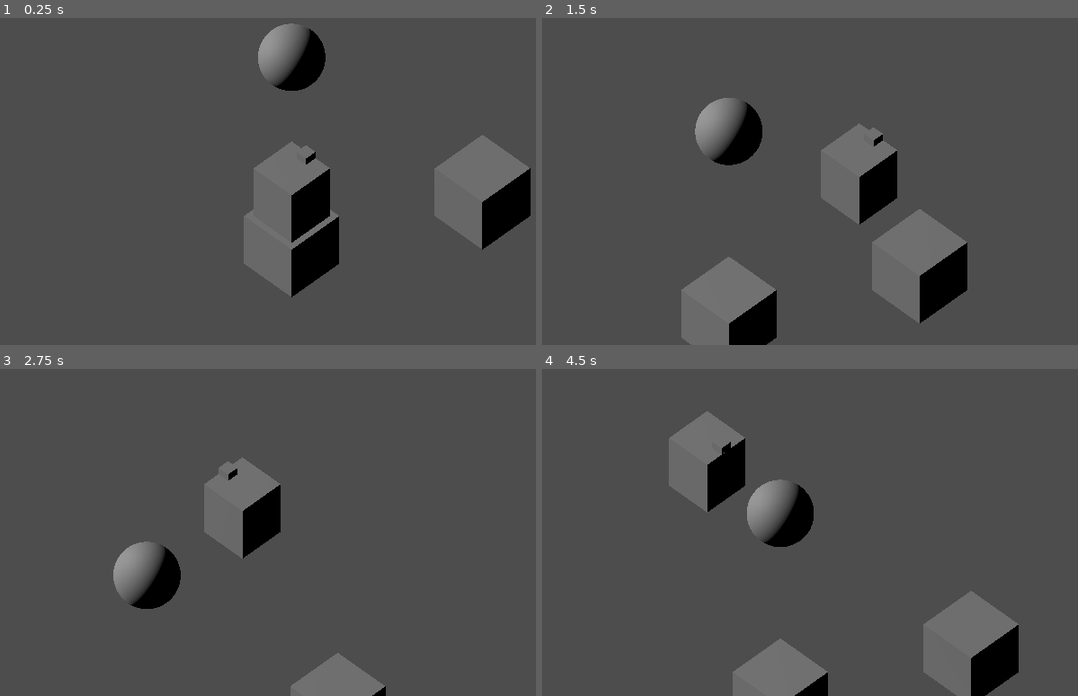
Above: before the commit, frames 1-4 (two rows, left to right).
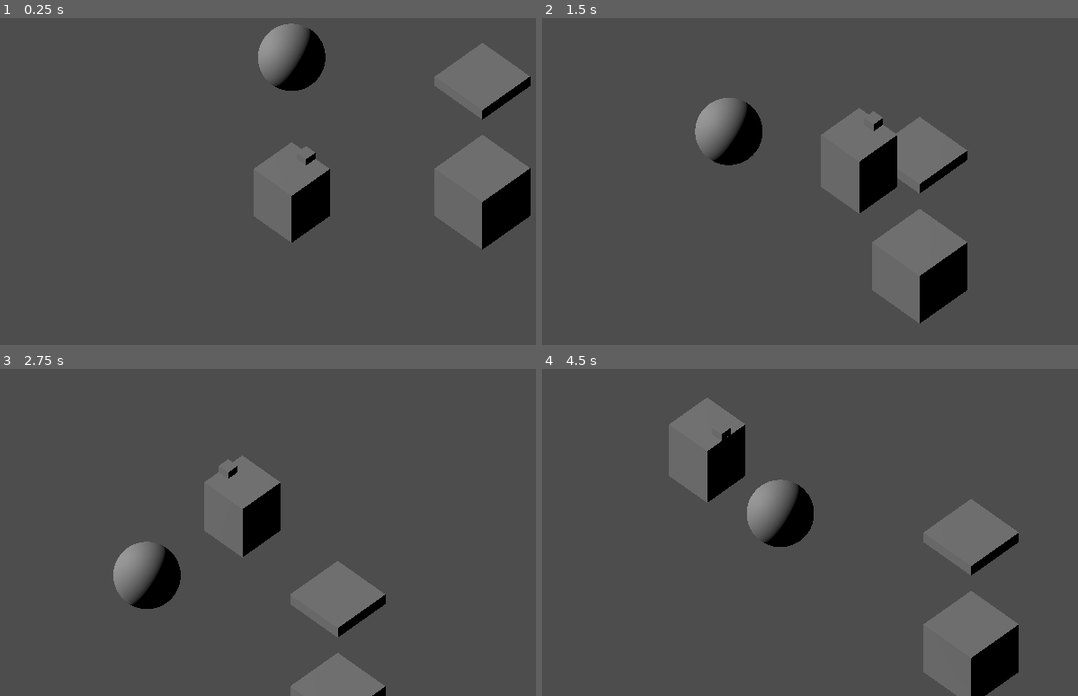
Above: after the commit, the same moments.

Repository: wenqiange/Looty-Dungeon-Recreation
Game: Godot game, scene res://Scenes/test.tscn
Same seed, same stepped clock (60 frames per second), same inputs: the game is played once before the commit and once after it. The project has no main scene, so this scene is started directly.
Inputs:
- Up to frame 1 (0.25 s): no input
- Up to frame 2 (1.5 s): hold W (move_up) from 0.53 s (still down)
- Up to frame 3 (2.75 s): release W (move_up) at 2.03 s; hold A (move_left) from 2.03 s (still down)
- Up to frame 4 (4.5 s): release A (move_left) at 3.53 s; hold S (move_down) 3.53-4.28 s; hold D (move_right) from 4.28 s (still down)

The runs differ from the first frame. In frame 1, 5.4% of the frame differs, in the area x 45-99%, y 7-86%; in frame 2, 7.3%, in the area x 26-80%, y 27-100%; in frame 3, 2.6%; in frame 4, 5.8%.

Commit message:
sistema de daño y alguna animacion

Diff:
--- a/looty-dungeon/Scenes/test.tscn
+++ b/looty-dungeon/Scenes/test.tscn
@@ -3,6 +3,8 @@
 [ext_resource type="Script" uid="uid://cn64a3rnbo1hb" path="res://Scripts/player.gd" id="1_8od7v"]
 [ext_resource type="Script" uid="uid://3t50y6pxtmjf" path="res://Scripts/grid_movement.gd" id="2_qc4db"]
 [ext_resource type="Script" uid="uid://ox6kstvmsf0i" path="res://Scripts/camera_follow.gd" id="3_qc4db"]
+[ext_resource type="Script" uid="uid://ce5ur84jdnf6g" path="res://Scripts/health.gd" id="3_ys1qc"]
+[ext_resource type="Script" uid="uid://doolqemfcfhdo" path="res://Scripts/hit_box.gd" id="4_35xla"]
 
 [sub_resource type="BoxMesh" id="BoxMesh_ys1qc"]
 size = Vector3(0.8, 1, 0.8)
@@ -10,6 +12,142 @@
 [sub_resource type="BoxMesh" id="BoxMesh_8od7v"]
 size = Vector3(0.2, 0.2, 0.2)
 
+[sub_resource type="BoxShape3D" id="BoxShape3D_35xla"]
+size = Vector3(0.9, 0.9, 0.9)
+
+[sub_resource type="Animation" id="Animation_35xla"]
+length = 0.001
+tracks/0/type = "bezier"
+tracks/0/imported = false
+tracks/0/enabled = true
+tracks/0/path = NodePath("Body:position:y")
+tracks/0/interp = 1
+tracks/0/loop_wrap = true
+tracks/0/keys = {
+"handle_modes": PackedInt32Array(0),
+"points": PackedFloat32Array(0, -0.25, 0, 0.25, 0),
+"times": PackedFloat32Array(0)
+}
+tracks/1/type = "value"
+tracks/1/imported = false
+tracks/1/enabled = true
+tracks/1/path = NodePath("Body:scale:y")
+tracks/1/interp = 1
+tracks/1/loop_wrap = true
+tracks/1/keys = {
+"times": PackedFloat32Array(0),
+"transitions": PackedFloat32Array(1),
+"update": 1,
+"values": [1.0]
+}
+
+[sub_resource type="AnimationLibrary" id="AnimationLibrary_iaow0"]
+_data = {
+&"RESET": SubResource("Animation_35xla")
+}
+
+[sub_resource type="Animation" id="Animation_i3aeo"]
+resource_name = "Action"
+
+[sub_resource type="Animation" id="Animation_5wyu1"]
+resource_name = "Attack"
+
+[sub_resource type="AnimationLibrary" id="AnimationLibrary_yb21e"]
+_data = {
+&"Action": SubResource("Animation_i3aeo"),
+&"Attack": SubResource("Animation_5wyu1")
+}
+
+[sub_resource type="Animation" id="Animation_0c07c"]
+
+[sub_resource type="Animation" id="Animation_2cgwh"]
+tracks/0/type = "bezier"
+tracks/0/imported = false
+tracks/0/enabled = true
+tracks/0/path = NodePath("Body:position:y")
+tracks/0/interp = 1
+tracks/0/loop_wrap = true
+tracks/0/keys = {
+"handle_modes": PackedInt32Array(2, 2),
+"points": PackedFloat32Array(0, -0.24999315, -0.07891192, 0.36666667, 0.11574066, -5, -0.03333333, 2.476852, 0, 0),
+"times": PackedFloat32Array(0, 0.5)
+}
+tracks/1/type = "value"
+tracks/1/imported = false
+tracks/1/enabled = true
+tracks/1/path = NodePath("Body:scale:y")
+tracks/1/interp = 2
+tracks/1/loop_wrap = true
+tracks/1/keys = {
+"times": PackedFloat32Array(0, 0.5),
+"transitions": PackedFloat32Array(1, 1),
+"update": 0,
+"values": [1.0, 1.5]
+}
+
+[sub_resource type="Animation" id="Animation_iaow0"]
+length = 2.0
+loop_mode = 1
+tracks/0/type = "value"
+tracks/0/imported = false
+tracks/0/enabled = true
+tracks/0/path = NodePath("Body:position:y")
+tracks/0/interp = 2
+tracks/0/loop_wrap = true
+tracks/0/keys = {
+"times": PackedFloat32Array(0, 1, 2),
+"transitions": PackedFloat32Array(1, 1, 1),
+"update": 0,
+"values": [0.0, -0.05, 0.0]
+}
+tracks/1/type = "value"
+tracks/1/imported = false
+tracks/1/enabled = true
+tracks/1/path = NodePath("Body:scale:y")
+tracks/1/interp = 2
+tracks/1/loop_wrap = true
+tracks/1/keys = {
+"times": PackedFloat32Array(0, 1, 2),
+"transitions": PackedFloat32Array(1, 1, 1),
+"update": 0,
+"values": [1.0, 0.9, 1.0]
+}
+
+[sub_resource type="Animation" id="Animation_qpfo2"]
+length = 0.3
+tracks/0/type = "value"
+tracks/0/imported = false
+tracks/0/enabled = true
+tracks/0/path = NodePath("Body:position:y")
+tracks/0/interp = 2
+tracks/0/loop_wrap = true
+tracks/0/keys = {
+"times": PackedFloat32Array(0, 0.13333334, 0.3),
+"transitions": PackedFloat32Array(1, 1, 1),
+"update": 0,
+"values": [0.0, 0.3, 0.0]
+}
+tracks/1/type = "value"
+tracks/1/imported = false
+tracks/1/enabled = true
+tracks/1/path = NodePath("Body:scale:y")
+tracks/1/interp = 2
+tracks/1/loop_wrap = true
+tracks/1/keys = {
+"times": PackedFloat32Array(0, 0.13333334, 0.3),
+"transitions": PackedFloat32Array(1, 1, 1),
+"update": 0,
+"values": [1.0, 1.1, 1.0]
+}
+
+[sub_resource type="AnimationLibrary" id="AnimationLibrary_aees8"]
+_data = {
+&"Die": SubResource("Animation_0c07c"),
+&"Fall": SubResource("Animation_2cgwh"),
+&"Idle": SubResource("Animation_iaow0"),
+&"Walk": SubResource("Animation_qpfo2")
+}
+
 [sub_resource type="BoxShape3D" id="BoxShape3D_8od7v"]
 
 [sub_resource type="BoxMesh" id="BoxMesh_qc4db"]
@@ -21,6 +159,11 @@
 [sub_resource type="SphereMesh" id="SphereMesh_8od7v"]
 
 [sub_resource type="BoxShape3D" id="BoxShape3D_ys1qc"]
+
+[sub_resource type="BoxShape3D" id="BoxShape3D_i3aeo"]
+
+[sub_resource type="BoxMesh" id="BoxMesh_5wyu1"]
+size = Vector3(1, 0.2, 1)
 
 [node name="Test" type="Node3D" unique_id=1414063333]
 
@@ -30,7 +173,10 @@
 step_time = 0.25
 step_delay = 0.1
 rotate_speed = 20.0
+invincibility_time = 0.5
 enemy_collision = 2
+Attack_animation = "Arquero/Attack"
+Action_animation = "Arquero/Action"
 
 [node name="Body" type="MeshInstance3D" parent="Player" unique_id=2017477247]
 mesh = SubResource("BoxMesh_ys1qc")
@@ -47,6 +193,27 @@
 
 [node name="GroundCheck" type="RayCast3D" parent="Player" unique_id=498813566]
 debug_shape_thickness = 3
+
+[node name="Health" type="Node" parent="Player" unique_id=1435482904]
+script = ExtResource("3_ys1qc")
+max_health = 3
+
+[node name="hit box" type="Area3D" parent="Player" unique_id=910676190]
+collision_layer = 8
+collision_mask = 4
+script = ExtResource("4_35xla")
+
+[node name="CollisionShape3D" type="CollisionShape3D" parent="Player/hit box" unique_id=2077846109]
+shape = SubResource("BoxShape3D_35xla")
+
+[node name="Invincibility timer" type="Timer" parent="Player" unique_id=988956817]
+one_shot = true
+
+[node name="AnimationPlayer" type="AnimationPlayer" parent="Player" unique_id=545041223]
+libraries/ = SubResource("AnimationLibrary_iaow0")
+libraries/Arquero = SubResource("AnimationLibrary_yb21e")
+libraries/Basic = SubResource("AnimationLibrary_aees8")
+autoplay = &"Basic/Fall"
 
 [node name="CameraFollow" type="Camera3D" parent="." unique_id=1539753937 node_paths=PackedStringArray("follow")]
 transform = Transform3D(-0.7071068, 0.49999994, -0.49999997, 0, 0.7071068, 0.7071068, 0.7071067, 0.50000006, -0.50000006, -4, 7.262662, -4.1009955)
@@ -62,6 +229,7 @@
 
 [node name="Ground_tile" type="AnimatableBody3D" parent="." unique_id=1024934734]
 transform = Transform3D(1, 0, 0, 0, 1, 0, 0, 0, 1, 0, -0.5, 0)
+visible = false
 
 [node name="CollisionShape3D" type="CollisionShape3D" parent="Ground_tile" unique_id=1461691271]
 shape = SubResource("BoxShape3D_8od7v")
@@ -82,9 +250,21 @@
 [node name="EnemyHitBox" type="Area3D" parent="." unique_id=1601859794]
 transform = Transform3D(1, 0, 0, 0, 1, 0, 0, 0, 1, 2, 0.5, 2)
 collision_layer = 2
+collision_mask = 0
 
 [node name="MeshInstance3D" type="MeshInstance3D" parent="EnemyHitBox" unique_id=450721107]
 mesh = SubResource("SphereMesh_8od7v")
 
 [node name="CollisionShape3D" type="CollisionShape3D" parent="EnemyHitBox" unique_id=811890964]
 shape = SubResource("BoxShape3D_ys1qc")
+
+[node name="Trap" type="Area3D" parent="." unique_id=1060227861]
+transform = Transform3D(1, 0, 0, 0, 1, 0, 0, 0, 1, 0, 0, 4)
+collision_layer = 4
+collision_mask = 10
+
+[node name="CollisionShape3D" type="CollisionShape3D" parent="Trap" unique_id=619106722]
+shape = SubResource("BoxShape3D_i3aeo")
+
+[node name="MeshInstance3D" type="MeshInstance3D" parent="Trap" unique_id=1949453442]
+mesh = SubResource("BoxMesh_5wyu1")
--- /dev/null
+++ b/looty-dungeon/Scripts/health.gd
@@ -0,0 +1,34 @@
+class_name Health
+extends Node
+
+@export var max_health:int
+@export var invincible:bool
+var cur_health
+
+signal health_updated(val:int)
+signal got_hit()
+signal death()
+
+func _ready() -> void:
+	cur_health = max_health
+	for c in get_parent().get_children():
+		if c is HitBox:
+			var hb = c as HitBox
+			hb.area_entered.connect(func(_area:Area3D):on_hit())
+
+func on_heal(val:int):
+	cur_health += val
+	health_updated.emit(cur_health)
+	if cur_health <= 0:
+		cur_health = 0
+		death.emit()
+
+func on_hit():
+	if invincible: return
+	cur_health -= 1
+	health_updated.emit(cur_health)
+	if cur_health <= 0:
+		cur_health = 0
+		death.emit()
+	else:
+		got_hit.emit()
--- /dev/null
+++ b/looty-dungeon/Scripts/hit_box.gd
@@ -0,0 +1,2 @@
+class_name HitBox
+extends Area3D
--- a/looty-dungeon/Scripts/player.gd
+++ b/looty-dungeon/Scripts/player.gd
@@ -4,12 +4,20 @@
 @onready var step_timer: Timer = $Step_timer
 @onready var body: MeshInstance3D = $Body
 @onready var ground_check: RayCast3D = $GroundCheck
+@onready var health: Health = $Health
+@onready var invincibility_timer: Timer = $"Invincibility timer"
+@onready var animator: AnimationPlayer = $AnimationPlayer
+
 
 @export var step_time:float
 @export var step_delay:float
 @export var rotate_speed:float
+@export var invincibility_time:float
 
 @export_flags_3d_physics var enemy_collision
+
+@export var Attack_animation:String
+@export var Action_animation:String
 
 var can_move:bool = true
 var on_ground:bool = true
@@ -20,6 +28,14 @@
 	step_timer.wait_time = step_delay
 	grid_movement.step_time = step_time
 
+	invincibility_timer.wait_time = invincibility_time
+	invincibility_timer.timeout.connect(end_invincibility)
+
+	health.got_hit.connect(on_hit)
+	health.death.connect(die)
+
+	animator.play("Basic/Idle")
+
 func _process(delta: float) -> void:
 	on_ground = ground_check.is_colliding()
 
@@ -28,7 +44,9 @@
 		#check direction
 		if grid_movement.is_moving or step_timer.time_left > 0: return
 		var dir = Vector2(Input.get_axis("move_right","move_left"),Input.get_axis("move_down","move_up"))
-		if dir.length() <= 0: return
+		if dir.length() <= 0:
+			animator.play("Basic/Idle")
+			return
 		var direction = global.vec_to_dir(dir)
 		dir = global.dir_to_vec(direction) #No diagonales
 
@@ -62,6 +80,17 @@
 			return
 
 		#move
+		animator.play("Basic/Walk")
 		grid_movement.move(direction)
 		await grid_movement.finished_step
 		step_timer.start()
+
+func die():
+	print("TODO: YOU ARE DEAD")
+
+func on_hit():
+	health.invincible = true
+	invincibility_timer.start()
+
+func end_invincibility():
+	health.invincible = false
--- a/looty-dungeon/project.godot
+++ b/looty-dungeon/project.godot
@@ -60,10 +60,20 @@
 , Object(InputEventKey,"resource_local_to_scene":false,"resource_name":"","device":-1,"window_id":0,"alt_pressed":false …(186 unchanged characters)…
 ]
 }
+Action={
+"deadzone": 0.2,
+"events": [Object(InputEventKey,"resource_local_to_scene":false,"resource_name":"","device":-1,"window_id":0,"alt_pressed":false,"shift_pressed":false,"ctrl_pressed":false,"meta_pressed":false,"pressed":false,"keycode":0,"physical_keycode":90,"key_label":0,"unicode":122,"location":0,"echo":false,"script":null)
+, Object(InputEventKey,"resource_local_to_scene":false,"resource_name":"","device":-1,"window_id":0,"alt_pressed":false,"shift_pressed":false,"ctrl_pressed":false,"meta_pressed":false,"pressed":false,"keycode":0,"physical_keycode":32,"key_label":0,"unicode":32,"location":0,"echo":false,"script":null)
+]
+}
 
 [layer_names]
 
 3d_physics/layer_1="World"
+3d_physics/layer_2="HitBox"
+3d_physics/layer_3="DamageBox"
+3d_physics/layer_4="PlayerHitBox"
+3d_physics/layer_5="PlayerDamageBox"
 
 [physics]
 
Not shown, added: looty-dungeon/Scripts/health.gd.uid
Not shown, added: looty-dungeon/Scripts/hit_box.gd.uid
